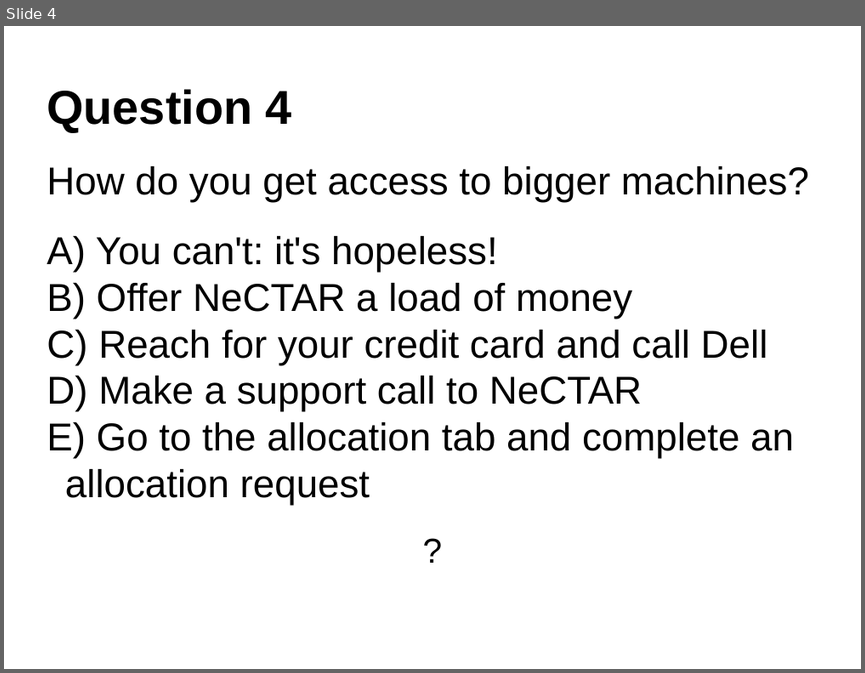
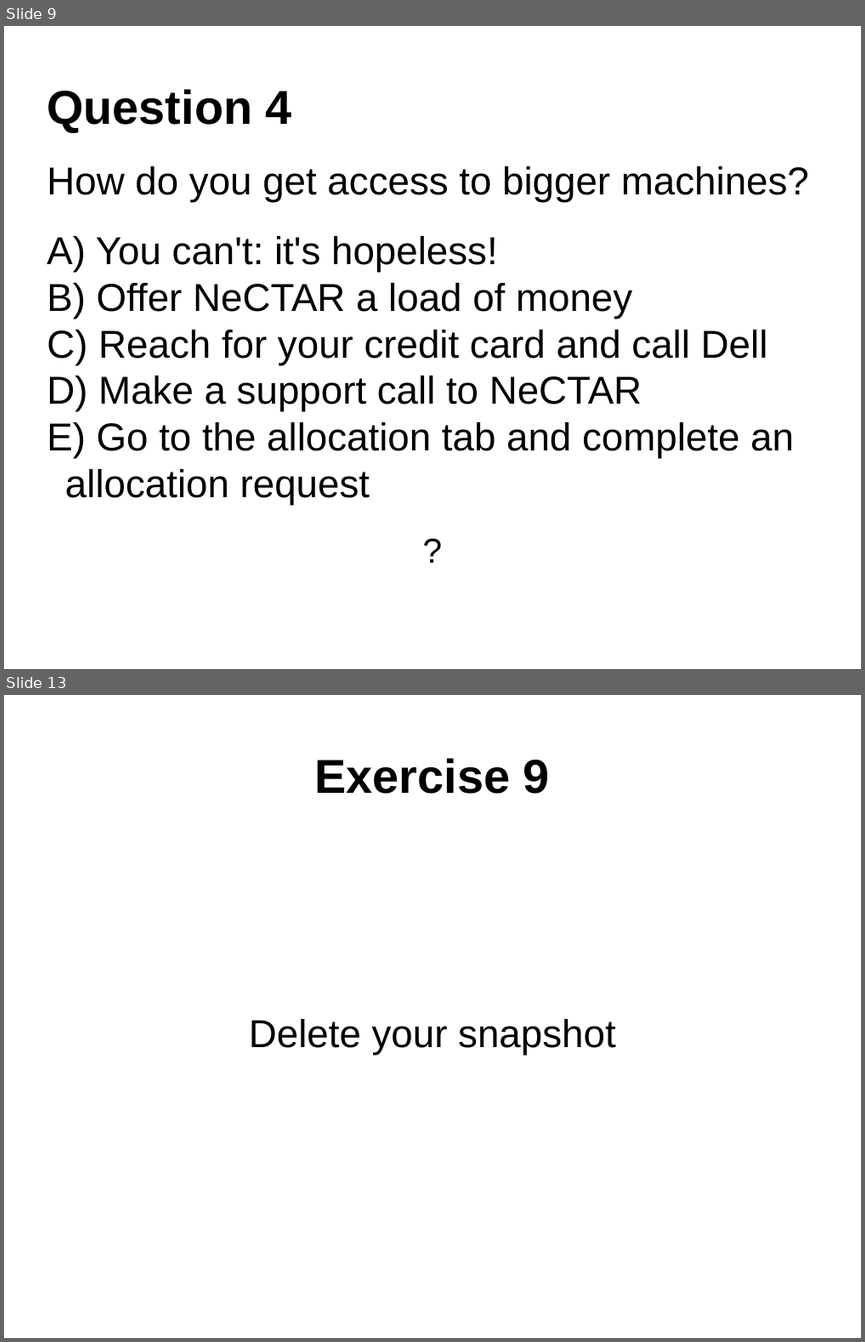
Before and after one commit to resbaz/nectar-cloud-lessons, a slide deck: Lessons/Lesson_VI/Lesson_VI_Questions.pptx. Shown one above the other, each under a label of ours: slide 4 before the commit, slides 9 and 13 after it; the slides between them are not shown. The pictures are 865x673 and 865x1342 pixels, drawn with LibreOffice and Linux fonts; fonts in the diff are those of the drawing. Boxes give left, top, right and bottom in pixels: in the first picture for what was removed or moved away, otherwise in the second. Text is boxed around its words. In the diff, an @@ line names an element or a change of style, - is before the commit and + after.

```diff
--- a/Lessons/Lesson_VI/Lesson_VI_Questions.pptx
+++ b/Lessons/Lesson_VI/Lesson_VI_Questions.pptx
@@ slide 13 added at [4, 695, 861, 1338], background #FFFFFF @@
@@ text added at [315, 758, 550, 794], 44 pt, text #000000, bold @@
+Exercise 9
@@ text added at [249, 1019, 615, 1055], 36 pt, text #000000 @@
+Delete your snapshot
@@ what was slide 4 is now slide 9 @@
```
Also in this commit, not shown: 8 other slides added, 2 other files.
